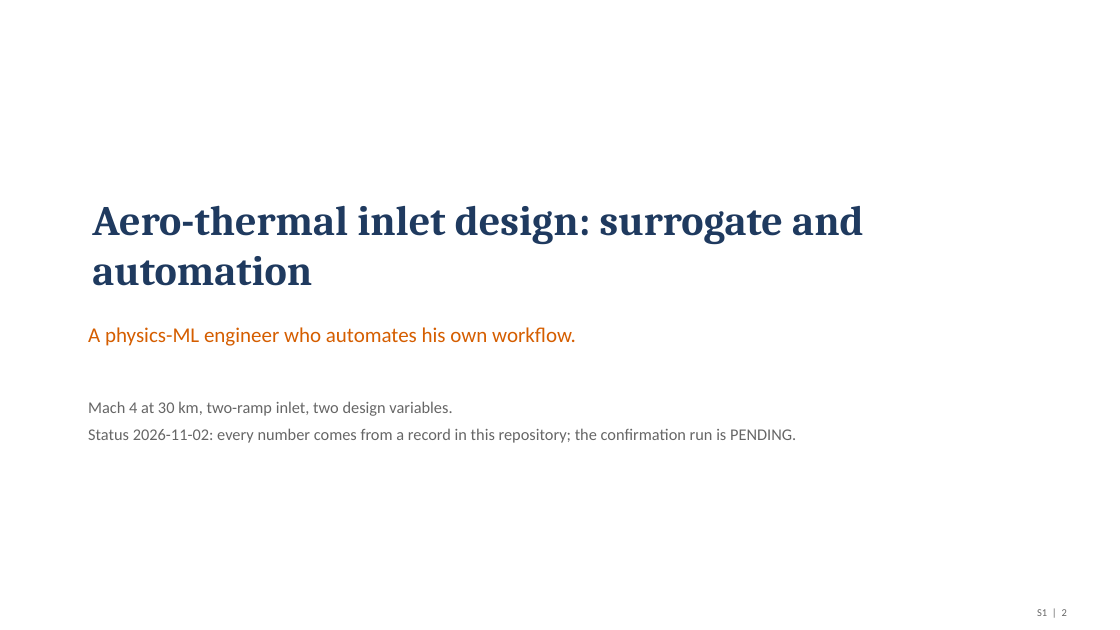
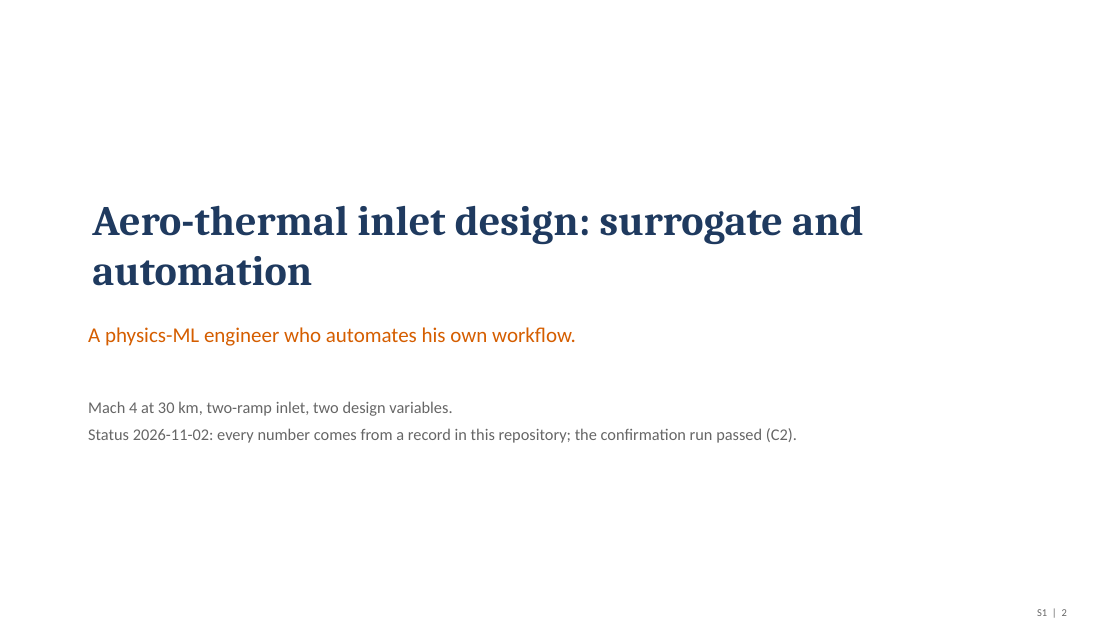
Before and after one commit to emarinhoss/ai-engineering, a slide deck: slide 2 of docs/talk/deck.pptx. Drawn at 1120x630 pixels with LibreOffice and Linux fonts; fonts in the diff are those of the drawing. Boxes give left, top, right and bottom in pixels: in the first picture for what was removed or moved away, otherwise in the second. Text is boxed around its words. In the diff, an @@ line names an element or a change of style, - is before the commit and + after.

```diff
--- a/docs/talk/deck.pptx
+++ b/docs/talk/deck.pptx
@@ text at box(88, 428, 797, 443): text changed @@
-Status 2026-11-02: every number comes from a record in this repository; the confirmation run is PENDING.
+Status 2026-11-02: every number comes from a record in this repository; the confirmation run passed (C2).
```
Also in this commit, not shown: 7 other slides changed, 6 other files.
